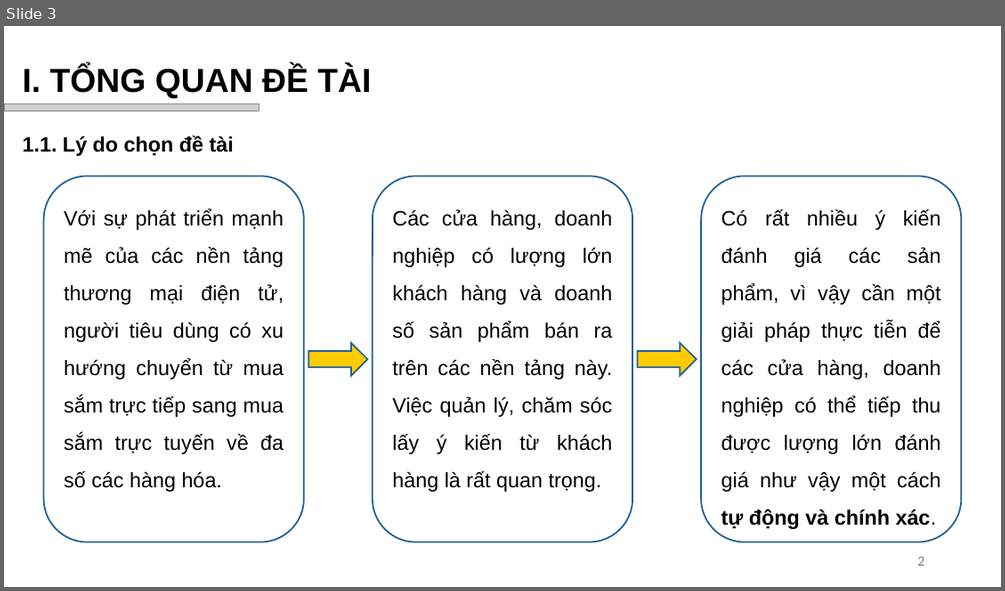
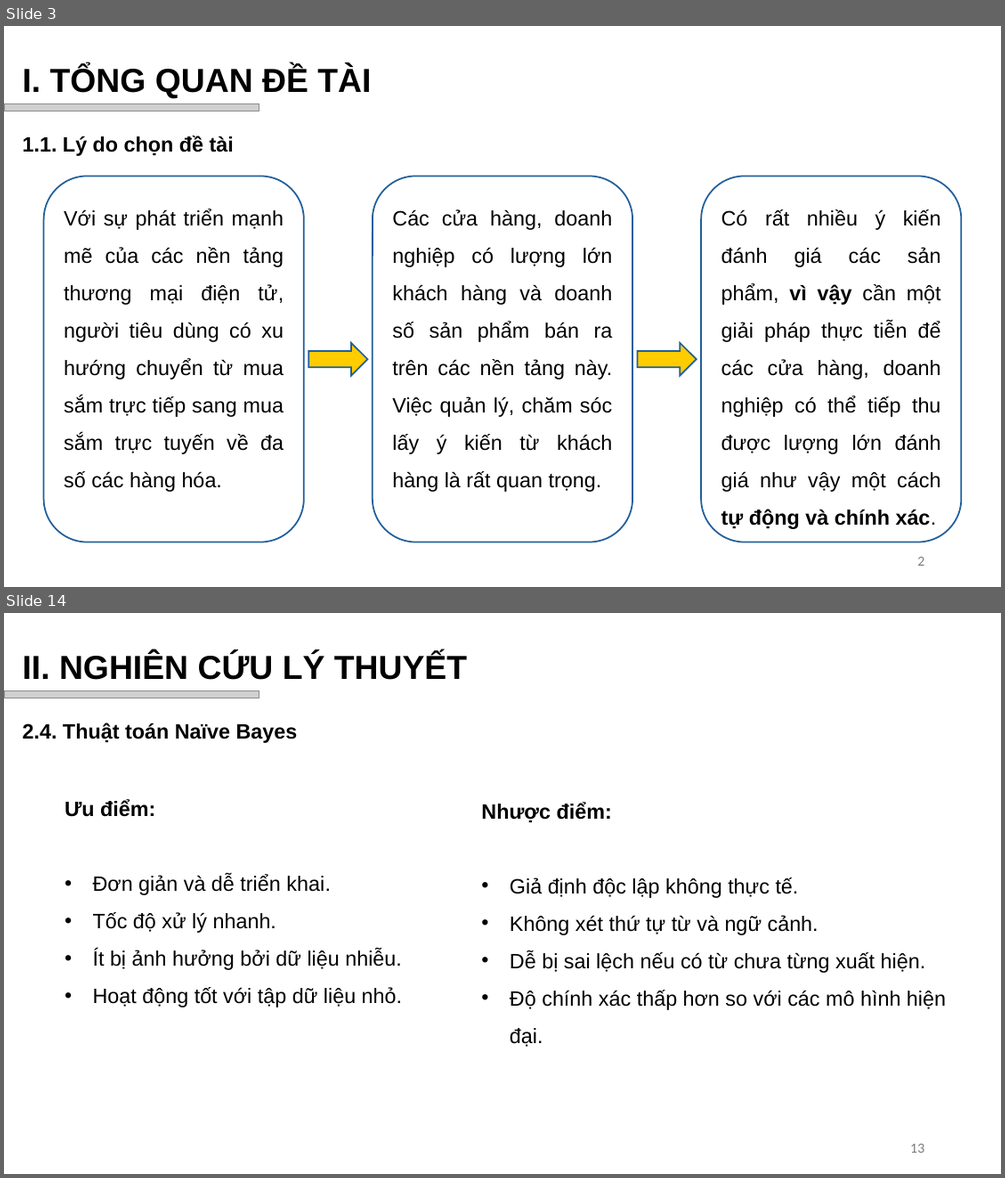
Before and after one commit to vhiepp/tn-da21ttb-110121209-duongvanhiep-sentiment-analysis, a slide deck: docs/pptx/Dương Văn Hiệp_110121209_DA21TTB.pptx. Shown one above the other, each under a label of ours: slide 3 before the commit, slides 3 and 14 after it; the slides between them are not shown. The pictures are 1005x591 and 1005x1178 pixels, drawn with LibreOffice and Linux fonts; fonts in the diff are those of the drawing; grey boxes stand for pictures; background and template pictures are left out. Boxes give left, top, right and bottom in pixels: in the first picture for what was removed or moved away, otherwise in the second. Text is boxed around its words. In the diff, an @@ line names an element or a change of style, - is before the commit and + after.

```diff
--- a/docs/pptx/Dương Văn Hiệp_110121209_DA21TTB.pptx
+++ b/docs/pptx/Dương Văn Hiệp_110121209_DA21TTB.pptx
@@ slide 14 added at [4,613,1001,1174], background #FFFFFF @@
@@ text added at [23,653,467,680], 32 pt, text #000000, bold @@
+II. NGHIÊN CỨU LÝ THUYẾT
@@ picture added at [4,690,259,698] @@
@@ text added at [23,722,298,743], 20 pt, text #000000, bold @@
+2.4. Thuật toán Naïve Bayes
@@ text added at [65,800,402,1007], 20 pt, text #000000 @@
+Ưu điểm:
+• Đơn giản và dễ triển khai.
+• Tốc độ xử lý nhanh.
+• Ít bị ảnh hưởng bởi dữ liệu nhiễu.
+• Hoạt động tốt với tập dữ liệu nhỏ.
@@ text added at [481,802,946,1046], 20 pt, text #000000 @@
+Nhược điểm:
+• Giả định độc lập không thực tế.
+• Không xét thứ tự từ và ngữ cảnh.
+• Dễ bị sai lệch nếu có từ chưa từng xuất hiện.
+• Độ chính xác thấp hơn so với các mô hình hiện đại.
@@ page number added at [910,1143,924,1152], 12 pt, text #797979 @@
+13
@@ slide 3 changed as well @@
@@ rounded rectangle "Có rất nhiều ý kiến ..." at [701,176,961,542]: bold on in "vì vậy" @@
```
Also in this commit, not shown: 1 other slide changed, 14 other slides added, 1 slide removed.
